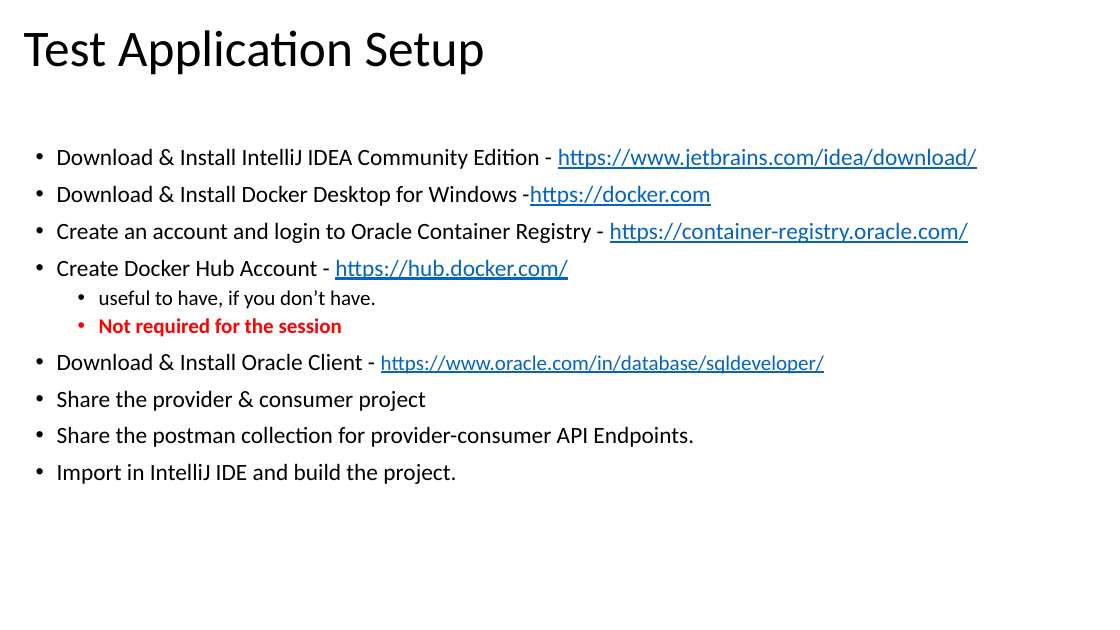
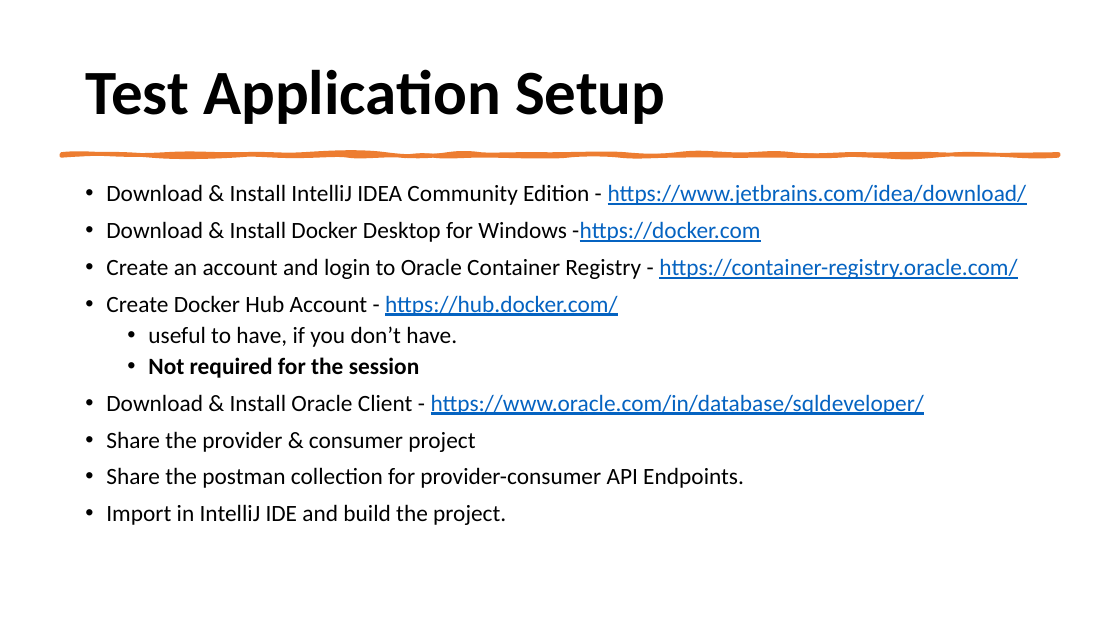
Before and after one commit to Kiranmoy/SpringBootRestService, a slide deck: slide 16 of setup-guide/Hands-on Pact.pptx (slide 8 before the commit). Drawn at 1120x630 pixels with LibreOffice and Linux fonts; fonts in the diff are those of the drawing. Boxes give left, top, right and bottom in pixels: in the first picture for what was removed or moved away, otherwise in the second. Text is boxed around its words. In the diff, an @@ line names an element or a change of style, - is before the commit and + after.

Commit message:
finalized PPT design and completed session 1 & 2 slides

```diff
--- a/setup-guide/Hands-on Pact.pptx
+++ b/setup-guide/Hands-on Pact.pptx
@@ title "Test Application Setup": place and size @@
-title "Test Application Setup" at box(24, 30, 485, 75)
+title "Test Application Setup" at box(85, 69, 665, 124)
@@ title "Test Application Setup" at box(85, 69, 665, 124): size 44 to 54 pt, bold on @@
@@ freeform shape added at box(61, 154, 1059, 155), fill #ED7D31, outline #ED7D31 3.25 pt @@
@@ text "Download & Install IntelliJ IDEA ...": place and size @@
-text "Download & Install IntelliJ IDEA ..." at box(57, 148, 977, 484)
+text "Download & Install IntelliJ IDEA ..." at box(106, 184, 1027, 525)
@@ text at box(106, 326, 924, 415): size 18 to 20 pt in "useful to have, if you don’t have.", "Not required for the session", "https://www.oracle.com/in/database/sqldeveloper/"; text colour #FF0000 to #000000 in "Not required for the session" @@
```
Also in this commit, not shown: 9 other slides changed, 15 slides added, 2 slides removed.
